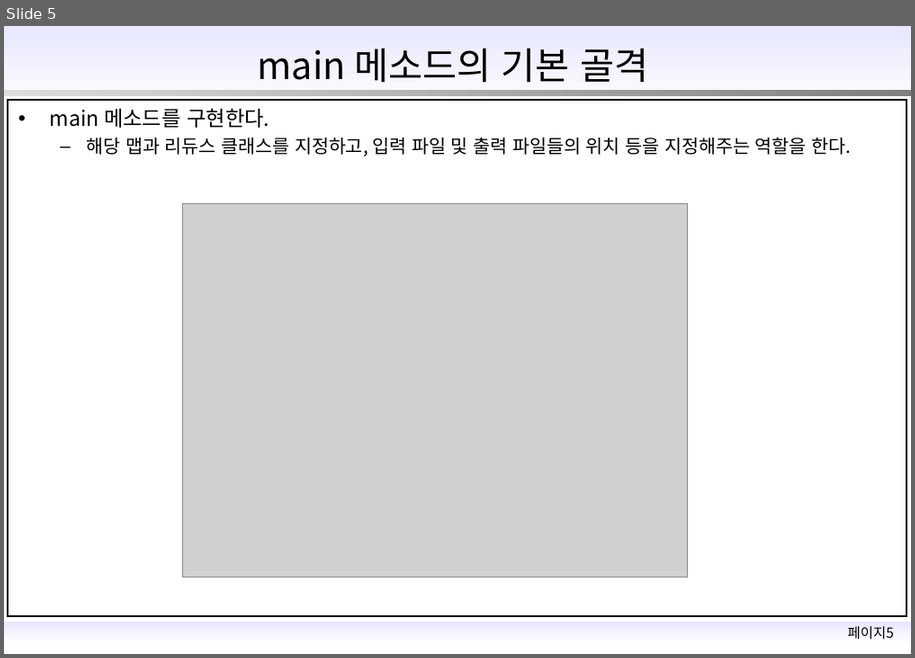
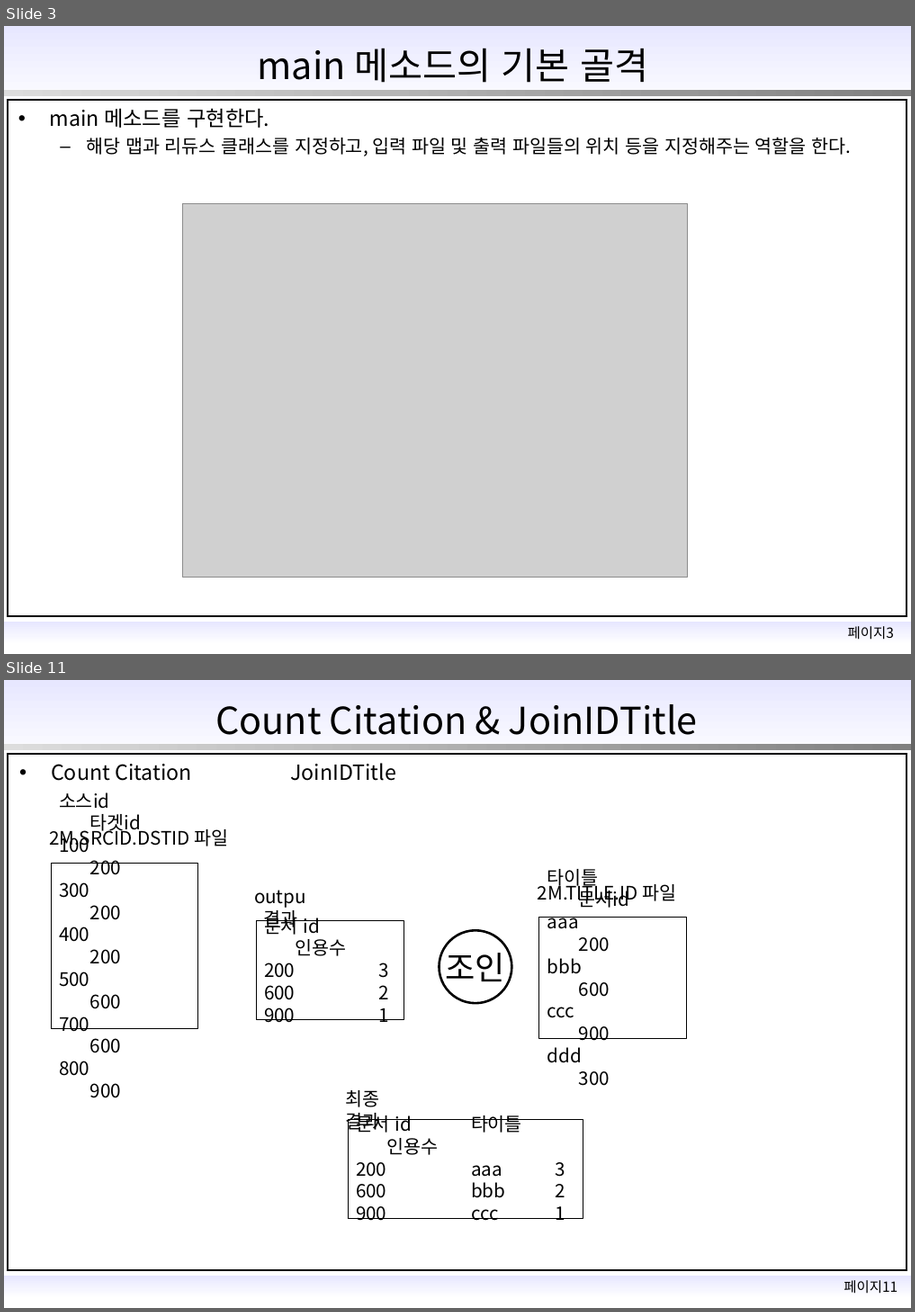
Before and after one commit to vt0311/acorn_hadoop, a slide deck: 맵리듀스.pptx. Shown one above the other, each under a label of ours: slide 5 before the commit, slides 3 and 11 after it; the slides between them are not shown. The pictures are 915x658 and 915x1312 pixels, drawn with LibreOffice and Linux fonts; fonts in the diff are those of the drawing; grey boxes stand for pictures; background and template pictures are left out. Boxes give left, top, right and bottom in pixels: in the first picture for what was removed or moved away, otherwise in the second. Text is boxed around its words. In the diff, an @@ line names an element or a change of style, - is before the commit and + after.

```diff
--- a/맵리듀스.pptx
+++ b/맵리듀스.pptx
@@ slide 11 added at [4, 680, 911, 1308], background #FFFFFF; not listed: 5 template elements that a slide beside it also shows @@
@@ title added at [216, 704, 698, 735], 32 pt, text #000000 @@
+Count Citation & JoinIDTitle
@@ text added at [51, 763, 396, 781], 18 pt, text #000000 @@
+• Count Citation JoinIDTitle
@@ text added at [49, 827, 229, 850], 16 pt, text #000000 @@
+2M.SRCID.DSTID 파일
@@ rectangle added at [51, 863, 198, 1029], outline #000000 0.25 pt, 16 pt, text #000000 @@
+소스id 타겟id
+100 200
+300 200
+400 200
+500 600
+700 600
+800 900
@@ text added at [254, 890, 306, 930], 16 pt, text #000000 @@
+outpu 결과
@@ text added at [538, 881, 676, 904], 16 pt, text #000000 @@
+2M.TITLE.ID 파일
@@ rectangle added at [256, 921, 404, 1020], outline #000000 0.25 pt, 16 pt, text #000000 @@
+문서 id 인용수
+200 3
+600 2
+900 1
@@ rectangle added at [540, 917, 687, 1038], outline #000000 0.25 pt, 16 pt, text #000000 @@
+타이틀 문서id
+aaa 200
+bbb 600
+ccc 900
+ddd 300
@@ ellipse added at [440, 930, 512, 1003], fill #FFFFFF, outline #000000 2 pt, 28 pt, text #000000 @@
+조인
@@ text added at [345, 1090, 379, 1133], 16 pt, text #000000 @@
+최종 결과
@@ rectangle added at [348, 1120, 583, 1218], outline #000000 0.25 pt, 16 pt, text #000000 @@
+문서 id 타이틀 인용수
+200 aaa 3
+600 bbb 2
+900 ccc 1
@@ what was slide 5 is now slide 3 @@
@@ text at [848, 626, 894, 640]: text changed @@
-페이지5
+페이지3
```
Also in this commit, not shown: 2 slides changed, 7 other slides added, 1 other file.
